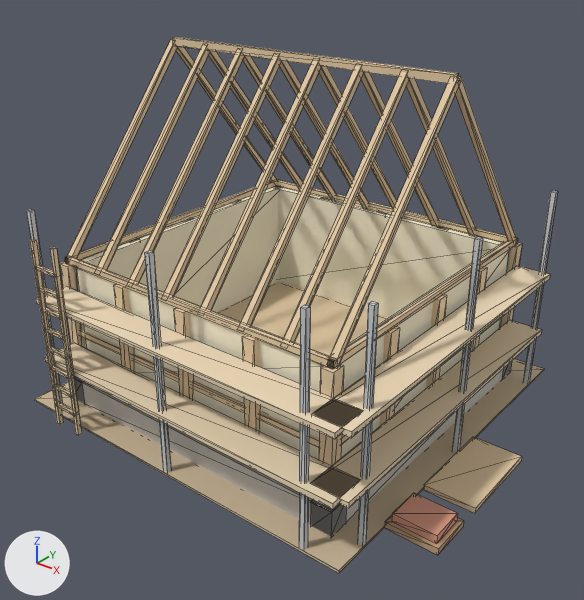
Renders of the glTF model art/models/buildings/nursery_barn_site_9.glb from each side of a commit.
One viewpoint serves both versions: a camera (50 mm lens) standing at (3.23, -3.82, 2.21) and looking at (1.14, -1.21, 0.59). Arrows for +X, +Y and +Z are at lower left; the lights stay in place. The first picture is the older version. Mesh edges are drawn as thin lines. Where no turn or scale is listed for an object, it has been applied to the vertices. Vertices at exactly the same position are counted once.

In view in the first picture: 'body'.
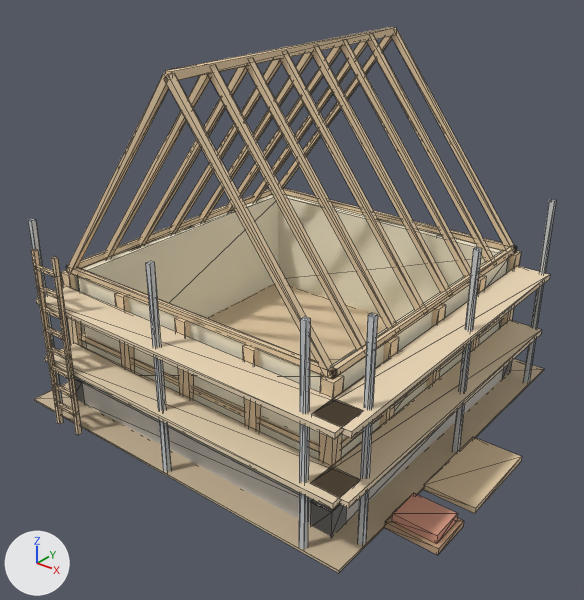
Where the newer file only moved an object's origin or applied its transform, the numbers keep the older frame.

Changed parts and their boxes (x1, y1, x2, y2) in the pictures (584 x 600 px; the box of a moved part takes in the faces that stretch with it):
'body', reshaped
    before: (26, 37, 558, 573)
    after: (28, 27, 556, 573)
part 1 of me_mesh_0, moved or reshaped
    before: (65, 181, 276, 264)
    after: (66, 189, 272, 269)
part 2 of me_mesh_0, moved or reshaped (mostly hidden)
    before: (243, 56, 337, 201)
    after: (279, 36, 392, 188)
part 3 of me_mesh_0, moved or reshaped
    before: (361, 72, 438, 226)
    after: (391, 29, 514, 249)
part 4 of me_mesh_0, moved or reshaped
    before: (208, 51, 303, 190)
    after: (252, 41, 368, 202)
part 5 of me_mesh_0, moved or reshaped
    before: (406, 78, 477, 236)
    after: (367, 36, 494, 263)
part 6 of me_mesh_0, moved or reshaped
    before: (279, 61, 369, 209)
    after: (226, 47, 341, 212)
part 7 of me_mesh_0, moved or reshaped
    before: (319, 66, 397, 209)
    after: (340, 41, 471, 277)
part 8 of me_mesh_0, moved or reshaped
    before: (172, 37, 458, 83)
    after: (199, 53, 313, 223)
part 9 of me_mesh_0, moved or reshaped
    before: (241, 66, 364, 326)
    after: (311, 47, 450, 293)
part 10 of me_mesh_0, moved or reshaped
    before: (130, 50, 244, 283)
    after: (170, 59, 282, 234)
part 11 of me_mesh_0, moved or reshaped
    before: (283, 72, 409, 342)
    after: (280, 53, 424, 310)
part 12 of me_mesh_0, moved or reshaped
    before: (97, 45, 210, 270)
    after: (138, 66, 248, 246)
part 13 of me_mesh_0, moved or reshaped
    before: (201, 60, 321, 310)
    after: (246, 60, 397, 329)
part 14 of me_mesh_0, moved or reshaped
    before: (164, 55, 281, 296)
    after: (104, 74, 210, 259)
part 15 of me_mesh_0, moved or reshaped
    before: (67, 39, 177, 259)
    after: (208, 67, 366, 350)
part 16 of me_mesh_0, moved or reshaped
    before: (176, 46, 278, 186)
    after: (66, 73, 169, 274)
part 17 of me_mesh_0, added
    after: (164, 74, 333, 379)
part 18 of me_mesh_0, added (brown)
    after: (165, 27, 396, 80)
part 19 of me_mesh_0, moved or reshaped
    before: (26, 76, 558, 549)
    after: (28, 188, 556, 549)

The change, as a list of edits to the scene's bpy script:
```text
Change me_mesh_0:
    remove me_mesh_0.from_pydata(...)  # 578 vertices, 888 faces; spans x 0.04..2.14, y -1.89..0.02, z 0.0..1.65
    add me_mesh_0.from_pydata(...)  # 582 vertices, 888 faces; spans x 0.04..2.14, y -1.89..0.02, z 0.0..1.68
    me_mesh_0 part 1: the loose piece of 8 vertices spanning x 0.21..0.23, y -1.67..-0.15, z 0.73..0.76 is moved by (0.0, 0.0, -0.04)
    me_mesh_0 part 2: the loose piece of 8 vertices spanning x 0.63..0.66, y -0.92..-0.15, z 0.72..1.64 is multiplied about its middle by the matrix ((0.0, -1.049, -0.041), (1.05, 0.0, 0.0), (0.0, -0.041, 1.049)), then moved by (-0.05, 0.38, -0.01)
    me_mesh_0 part 3: the loose piece of 8 vertices spanning x 1.27..1.3, y -0.92..-0.15, z 0.72..1.64 is multiplied about its middle by the matrix ((0.0, 1.049, 0.041), (-1.05, 0.0, 0.0), (0.0, -0.041, 1.049)), then moved by (0.05, 0.38, -0.01)
    me_mesh_0 part 4: the loose piece of 8 vertices spanning x 0.42..0.45, y -0.92..-0.15, z 0.72..1.64 is multiplied about its middle by the matrix ((0.0, -1.049, -0.041), (1.05, 0.0, 0.0), (0.0, -0.041, 1.049)), then moved by (0.16, 0.16, -0.01)
    me_mesh_0 part 5: the loose piece of 8 vertices spanning x 1.49..1.52, y -0.92..-0.15, z 0.72..1.64 is multiplied about its middle by the matrix ((0.0, 1.049, 0.041), (-1.05, 0.0, 0.0), (0.0, -0.041, 1.049)), then moved by (-0.16, 0.16, -0.01)
    me_mesh_0 part 6: the loose piece of 8 vertices spanning x 0.85..0.88, y -0.92..-0.15, z 0.72..1.64 is multiplied about its middle by the matrix ((0.0, -1.049, -0.041), (1.05, 0.0, 0.0), (0.0, -0.041, 1.049)), then moved by (-0.27, -0.05, -0.01)
    me_mesh_0 part 7: the loose piece of 8 vertices spanning x 1.06..1.09, y -0.92..-0.15, z 0.72..1.64 is multiplied about its middle by the matrix ((0.0, 1.049, 0.041), (-1.05, 0.0, 0.0), (0.0, -0.041, 1.049)), then moved by (0.27, -0.05, -0.01)
    me_mesh_0 part 8: the loose piece of 8 vertices spanning x 0.22..1.72, y -0.93..-0.89, z 1.61..1.65 is turned -52.4 degrees about the y axis through its middle and scaled by 0.82, then moved by (-0.38, 0.11, -0.46)
    me_mesh_0 part 9: the loose piece of 8 vertices spanning x 1.27..1.3, y -1.67..-0.9, z 0.72..1.64 is multiplied about its middle by the matrix ((0.0, -1.049, 0.041), (1.05, 0.0, 0.0), (0.0, 0.041, 1.049)), then moved by (0.05, 0.48, -0.01)
    me_mesh_0 part 10: the loose piece of 8 vertices spanning x 0.63..0.66, y -1.67..-0.9, z 0.72..1.64 is multiplied about its middle by the matrix ((0.0, 1.049, -0.041), (-1.05, 0.0, 0.0), (0.0, 0.041, 1.049)), then moved by (-0.05, 0.27, -0.01)
    me_mesh_0 part 11: the loose piece of 8 vertices spanning x 1.49..1.52, y -1.67..-0.9, z 0.72..1.64 is multiplied about its middle by the matrix ((0.0, -1.049, 0.041), (1.05, 0.0, 0.0), (0.0, 0.041, 1.049)), then moved by (-0.16, 0.27, -0.01)
    me_mesh_0 part 12: the loose piece of 8 vertices spanning x 0.42..0.45, y -1.67..-0.9, z 0.72..1.64 is multiplied about its middle by the matrix ((0.0, 1.049, -0.041), (-1.05, 0.0, 0.0), (0.0, 0.041, 1.049)), then moved by (0.16, 0.05, -0.01)
    me_mesh_0 part 13: the loose piece of 8 vertices spanning x 1.06..1.09, y -1.67..-0.9, z 0.72..1.64 is multiplied about its middle by the matrix ((0.0, -1.049, 0.041), (1.05, 0.0, 0.0), (0.0, 0.041, 1.049)), then moved by (0.27, 0.05, -0.01)
    me_mesh_0 part 14: the loose piece of 8 vertices spanning x 0.85..0.88, y -1.67..-0.9, z 0.72..1.64 is multiplied about its middle by the matrix ((0.0, 1.049, -0.041), (-1.05, 0.0, 0.0), (0.0, 0.041, 1.049)), then moved by (-0.27, -0.16, -0.01)
    me_mesh_0 part 15: the loose piece of 8 vertices spanning x 0.2..0.23, y -1.67..-0.9, z 0.72..1.64 is multiplied about its middle by the matrix ((0.0, -1.049, 0.041), (1.05, 0.0, 0.0), (0.0, 0.041, 1.049)), then moved by (1.13, -0.16, -0.01)
    me_mesh_0 part 16: the loose piece of 8 vertices spanning x 0.2..0.23, y -0.92..-0.15, z 0.72..1.64 is multiplied about its middle by the matrix ((0.0, -1.049, -0.041), (1.05, 0.0, 0.0), (0.0, -0.041, 1.049)), then moved by (0.38, -1.12, -0.01)
    me_mesh_0 part 17: the loose piece of 8 vertices spanning x 1.27..1.3, y -1.67..-0.9, z 0.72..1.64 is copied, and the copy is multiplied about its middle by the matrix ((0.0, -1.049, 0.041), (1.05, 0.0, 0.0), (0.0, 0.041, 1.049)), then moved by (0.05, -0.38, -0.01); it spans x 0.96..1.73, y -1.67..-1.64, z 0.68..1.67
    me_mesh_0 part 18: a new loose piece, a box spanning x 0.95..0.985, y -1.658..-0.158, z 1.645..1.681, in mat_wall
    me_mesh_0 part 19: 125 vertices moved from x 0.19..1.89, y -1.89..-0.13, z 0.37..1.03 to x 0.19..1.89, y -1.89..-0.13, z 0.34..0.99; 49 vertices removed from x 0.21..1.73, y -1.67..-0.15, z 0.4..1.64; 37 vertices added at x 0.21..1.73, y -1.67..-0.15, z 0.13..0.72
```
